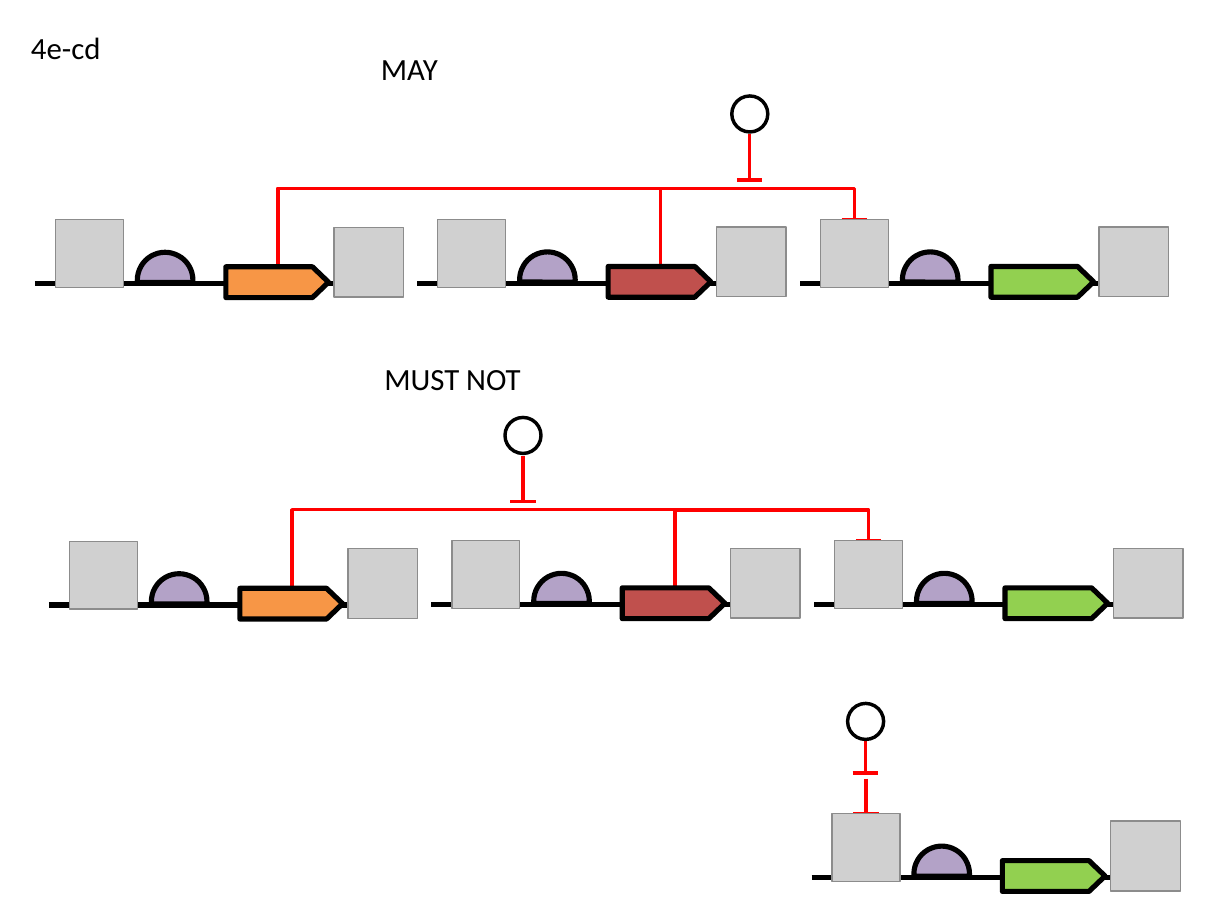
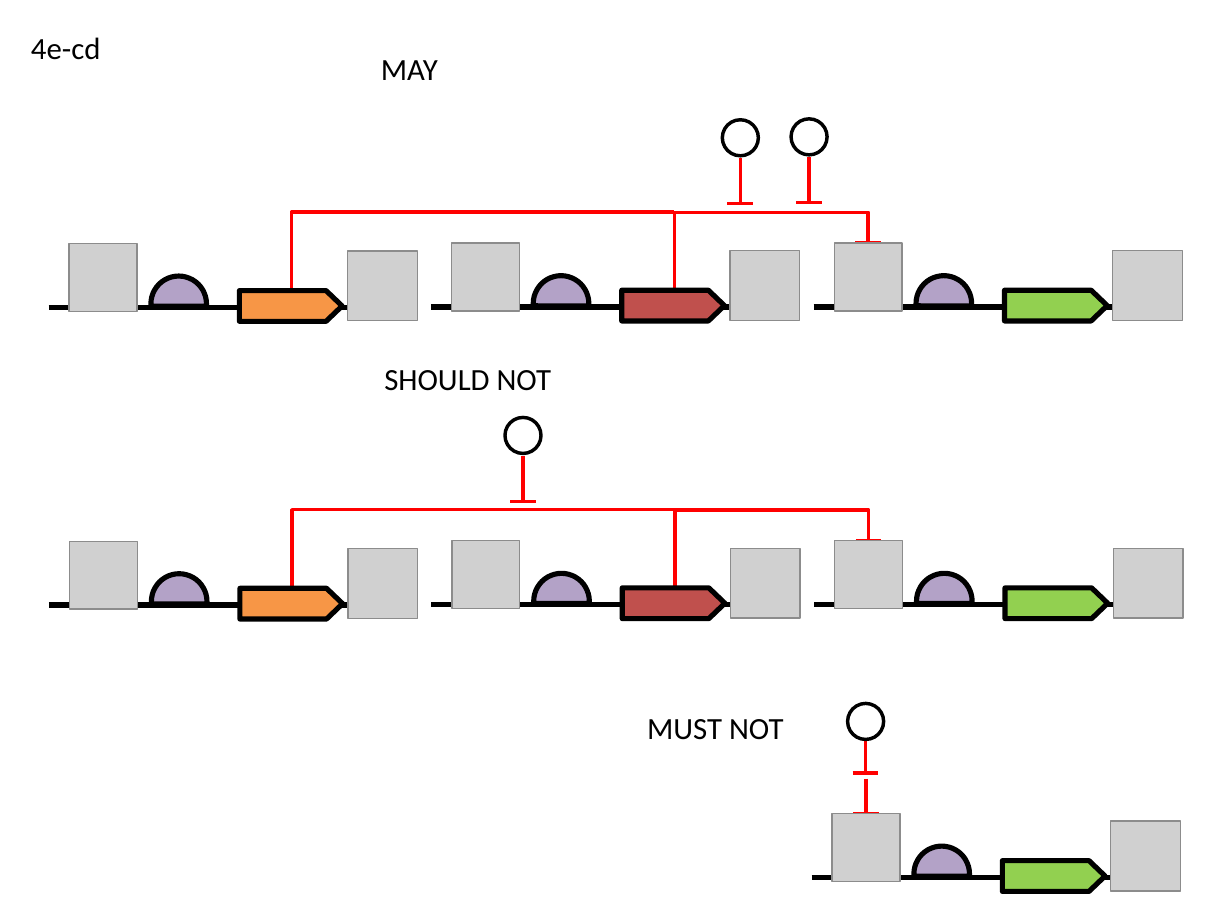
Before and after one commit to SynBioDex/SBOL-visual, a slide deck: slide 9 of specification/imgsrc/4.pptx. Drawn at 1232x924 pixels with LibreOffice and Linux fonts; fonts in the diff are those of the drawing; grey boxes stand for pictures. Boxes give left, top, right and bottom in pixels: in the first picture for what was removed or moved away, otherwise in the second. Text is boxed around its words. In the diff, an @@ line names an element or a change of style, - is before the commit and + after.

```diff
--- a/specification/imgsrc/4.pptx
+++ b/specification/imgsrc/4.pptx
@@ ellipse added at [791, 118, 827, 154], fill #FFFFFF, outline #000000 2 pt @@
@@ 2 lines, 1 ellipse: place and size @@
-2 lines, 1 ellipse at [732, 96, 768, 180]
+2 lines, 1 ellipse at [722, 120, 758, 203]
@@ line added from (809, 203) to (809, 158), #FF0000 2 pt @@
@@ line added from (796, 203) to (822, 203), #FF0000 2 pt @@
@@ 6 pictures, 4 lines, 3 right arrows, 3 chord (boxed as its full ellipse)s, 2 elbow lines: place and size @@
-6 pictures, 4 lines, 3 right arrows, 3 chord (boxed as its full ellipse)s, 2 elbow lines at [34, 188, 1169, 308]
+6 pictures, 4 lines, 3 right arrows, 3 chord (boxed as its full ellipse)s, 2 elbow lines at [48, 212, 1183, 331]
@@ text at [384, 370, 551, 391]: text changed @@
-MUST NOT
+SHOULD NOT
@@ text added at [647, 719, 783, 740], 18 pt, text #000000 @@
+MUST NOT
```
Also in this commit, not shown: 3 other slides changed, 8 other files.
